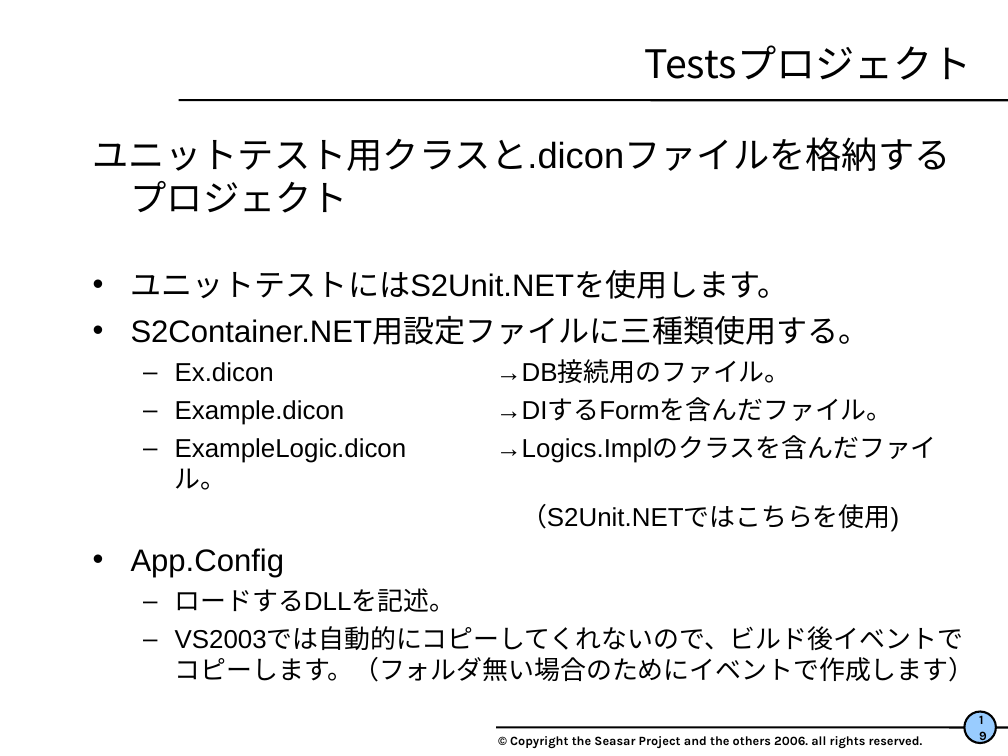
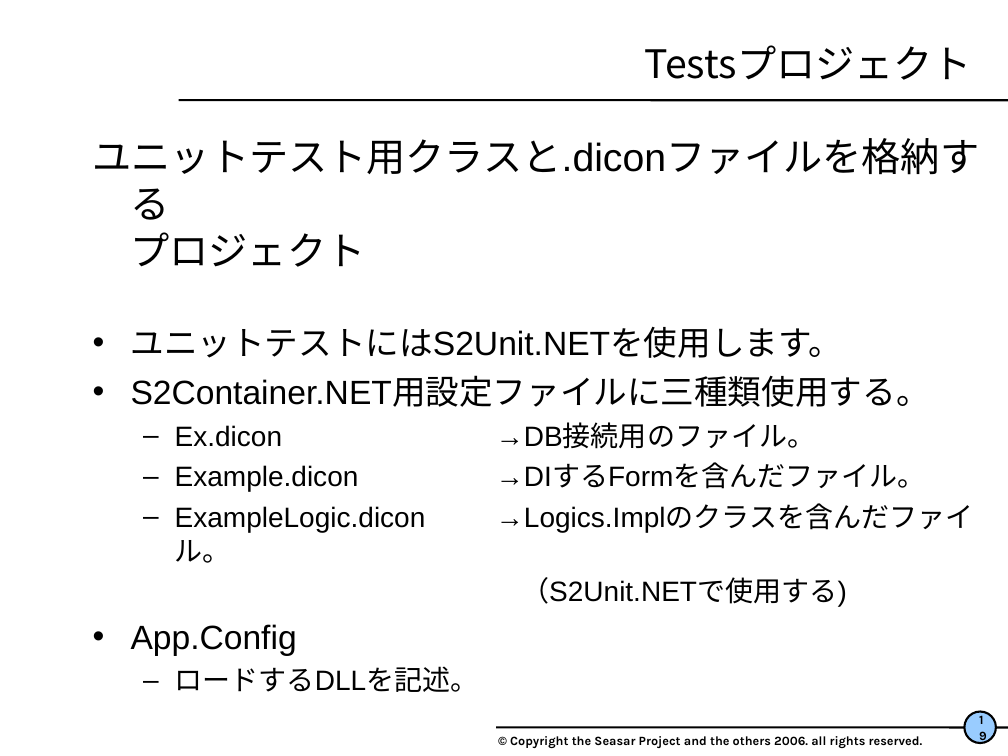
Before and after one commit to seasarorg/s2container.net, a slide deck: slide 19 of s2container.net-example/S2FormExample/WindowsFormサンプル解説.ppt. Drawn at 1008x756 pixels with LibreOffice and Linux fonts; fonts in the diff are those of the drawing; background and template pictures are left out. Boxes give left, top, right and bottom in pixels: in the first picture for what was removed or moved away, otherwise in the second. Text is boxed around its words. In the diff, an @@ line names an element or a change of style, - is before the commit and + after.

Commit message:
QuillとS2Formサンプル用ドキュメントの更新

```diff
--- a/s2container.net-example/S2FormExample/WindowsFormサンプル解説.ppt
+++ b/s2container.net-example/S2FormExample/WindowsFormサンプル解説.ppt
@@ text at [93,138,980,692]: size 25.9 to 28 pt in "ユニットテスト用クラスと.diconファイルを格納する プロジェクト"; size 22.2 to 24 pt in "ユニットテストにはS2Unit.NETを使用します。", "S2Container.NET用設定ファイルに三種類使用する。", "App.Config"; size 18.5 to 20 pt in "Ex.dicon →DB接続用のファイル。", "Example.dicon →DIするFormを含んだファイル。", "ExampleLogic.dicon →Logics.Implのクラスを含んだファイル。", "ロードするDLLを記述。" @@
@@ text at [521,577,847,607]: text changed; size 18.5 to 20 pt @@
-    （S2Unit.NETではこちらを使用)
+    （S2Unit.NETで使用する)
@@ text at [175,627,975,682]: paragraph removed @@
-  – VS2003では自動的にコピーしてくれないので、ビルド後イベントでコピーします。（フォルダ無い場合のためにイベントで作成します）
```
Also in this commit, not shown: 14 other slides changed, 2 slides added.
